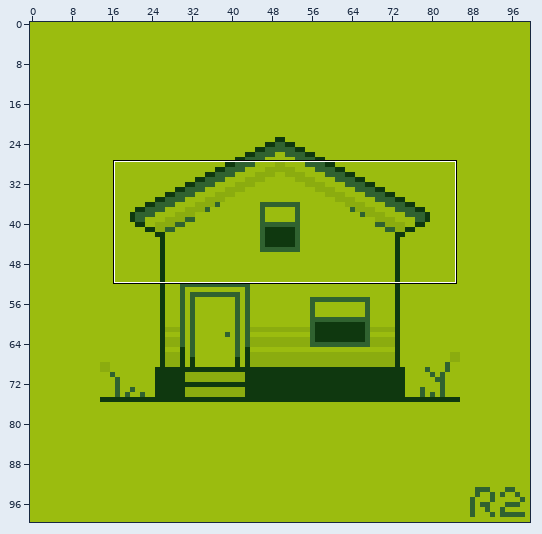
Two versions of one pixel-art file, house/house_0001.aseprite. Above, an overview of the earlier version with the close-up marked.
Close-up. Earlier state:
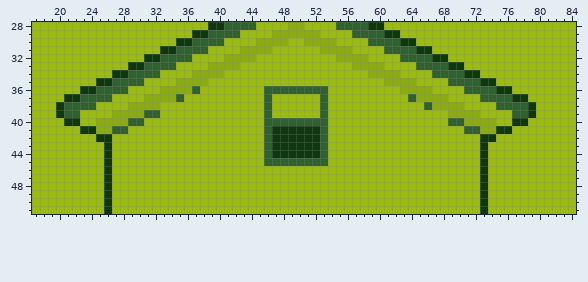
100x100 pixels, 1 frame. Shown: x 17..84, y 28..51.
After:
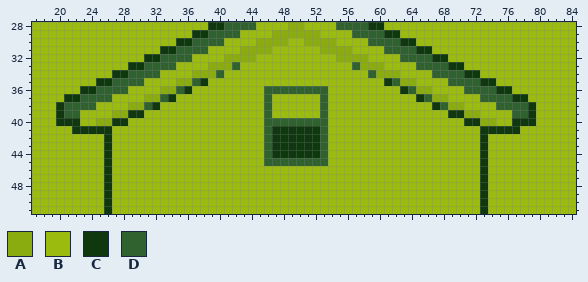
Palette (. is transparent): A #8bac0f  B #9bbc0f  C #0f380f  D #306230
Change:
Layer "body":
Colour B replaces colour C in row 42 at x 25 and 74.
Colour B replaces colour D in row 36 at x 37; in row 37 at x 35 and 64; in row 38 at x 66; in row 39 at x 31 to 32; in row 40 at x 29 to 30 and 69 to 70; in row 41 at x 27 to 28 and 71 to 72.
Colour C replaces colour A in row 35 at x 38 and 61; in row 36 at x 36 and 63; in row 37 at x 34 and 65; in row 38 at x 32 and 67; in row 39 at x 29 to 30 and 69 to 70; in row 40 at x 27 to 28 and 71 to 72.
Colour C replaces colour A in row 41 at x 25 to 26 and 73 to 74.
Colour C replaces colour B in row 40 at x 20 and 79; in row 41 at x 22 and 77.
Colour D replaces colour A in row 33 at x 42 and 57; in row 34 at x 40 and 59; in row 35 at x 37 and 62; in row 36 at x 35 and 64; in row 37 at x 33 and 66; in row 38 at x 31 and 68.
Pixel boxes of the changes (left, top, right, bottom) in both close-ups:
changed: (56, 62, 240, 142)
changed: (352, 62, 536, 142)
